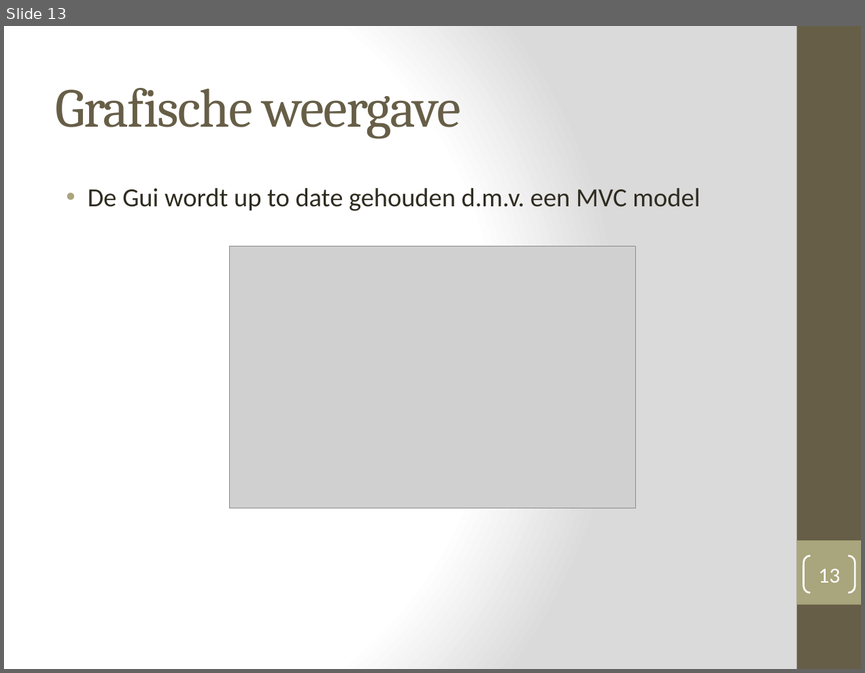
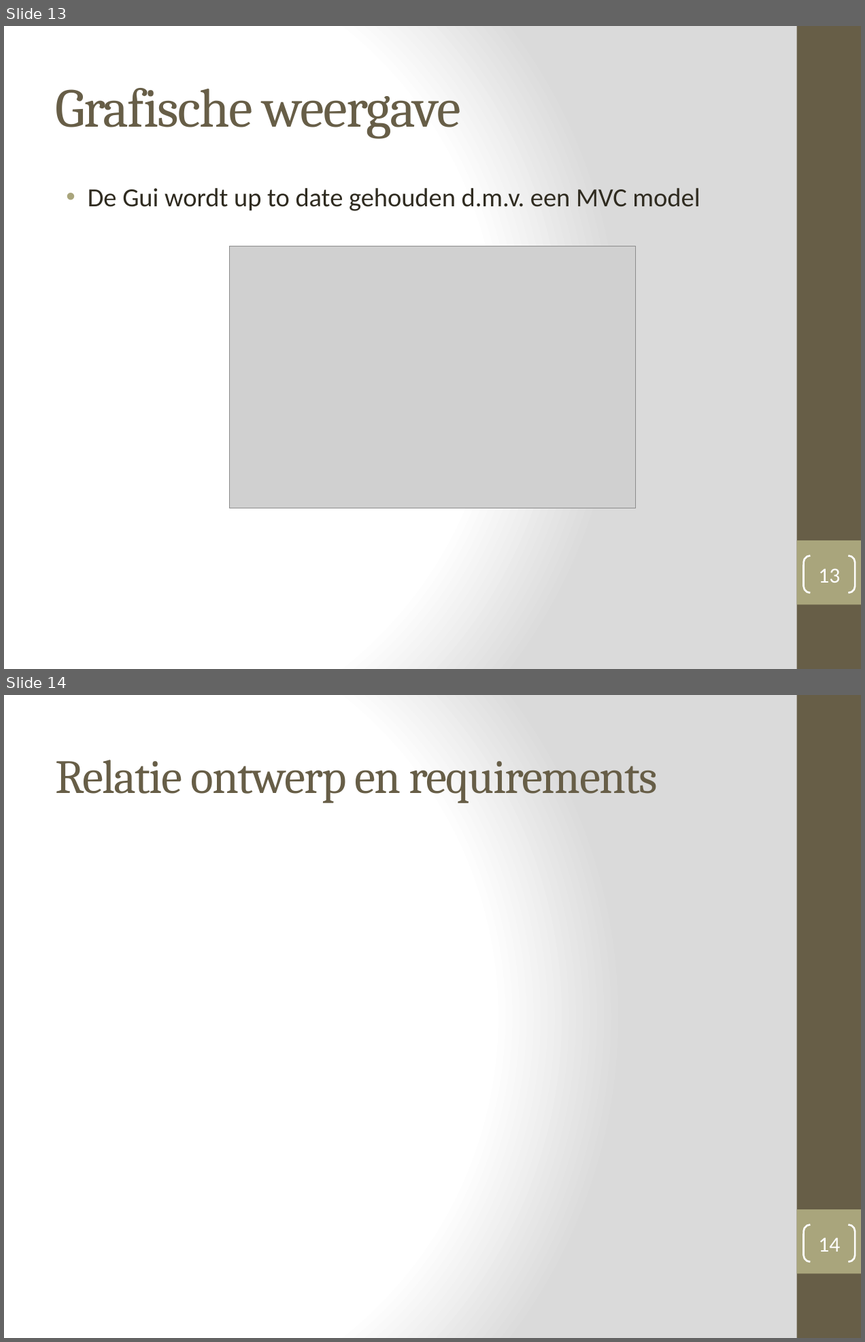
Before and after one commit to patrick1973/life-2, a slide deck: presentatie/Life 2013.pptx. Shown one above the other, each under a label of ours: slide 13 before the commit, slides 13 and 14 after it. The pictures are 865x673 and 865x1342 pixels, drawn with LibreOffice and Linux fonts; fonts in the diff are those of the drawing; grey boxes stand for pictures. Boxes give left, top, right and bottom in pixels: in the first picture for what was removed or moved away, otherwise in the second. Text is boxed around its words. In the diff, an @@ line names an element or a change of style, - is before the commit and + after.

```diff
--- a/presentatie/Life 2013.pptx
+++ b/presentatie/Life 2013.pptx
@@ slide 14 added at (4,695,861,1338), background gradient #FFFFFF to #DADADA; not listed: 2 template elements that a slide beside it also shows @@
@@ title added at (56,760,657,803), 40 pt, text #675E47 @@
+Relatie ontwerp en requirements
@@ page number added at (804,1225,855,1261), outline #FFFFFF 1.5 pt, 18 pt, text #FFFFFF @@
+14
```
Also in this commit, not shown: 2 slides changed.
